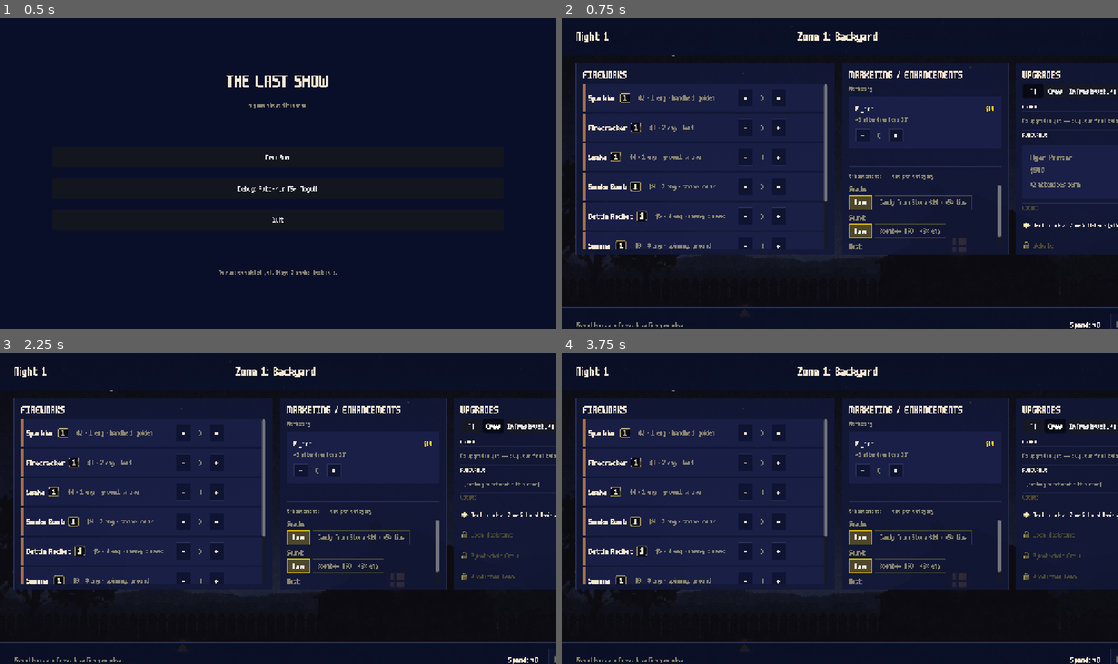
Above: before the commit, frames 1-4 (two rows, left to right).
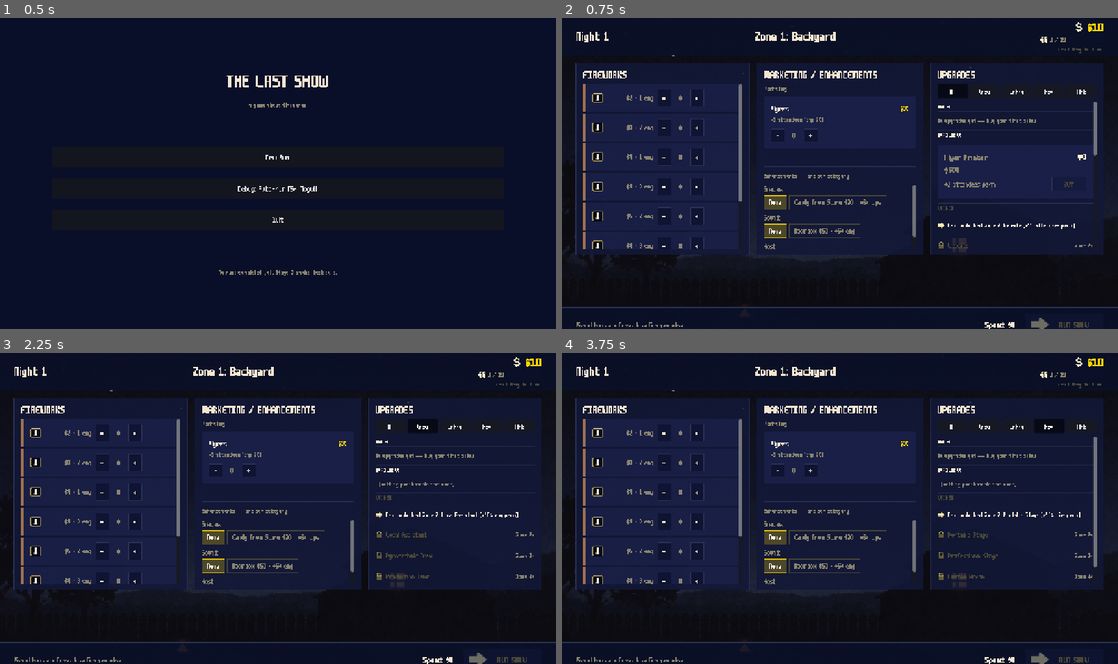
Above: after the commit, the same moments.

Repository: missingpagestudios/launch-game
Game: Godot game, scene res://scenes/title.tscn
Same seed, same stepped clock (60 frames per second), same inputs: the game is played once before the commit and once after it.
Inputs (mouse positions are in pixels of both pictures, inside the frame that each line leads up to):
- Up to frame 1 (0.5 s): no input
- Up to frame 2 (0.75 s): click "New Run" at 0.5 s
- Up to frame 3 (2.25 s): click "All" at 1.25 s; click "Crew" at 2 s
- Up to frame 4 (3.75 s): click (1017, 427) at 2.75 s, where only the run after the commit has a clickable "Infra"; click (1051, 427) at 3.5 s, where only the run after the commit has a clickable "Rev"

Frame 1 is identical in both runs. In frame 2, 9.9% of the frame differs, in the area x 4-100%, y 1-100%; in frame 3, 9.2%; in frame 4, 9.3%.

Commit message:
Fix Planning screen horizontal overflow
Three places were requesting more width than their 400/384-wide panels,
which forced the whole layout past 1280 so nothing fit on screen:

  1. Upgrade sub-tab row: five buttons with 20px text ("Crew" is fine
     but "Infrastructure" and "Marketing" each needed ~150px) summed to
     ~720px inside a 400px panel. Labels abbreviated to All / Crew /
     Infra / Rev / Mkt, font dropped to 16px, and clip_text=true caps
     growth.
  2. Firework row stats: "$2 · 1 eng · handheld, golden, loud" ran
     wider than 400px alone. Dropped tag list from the compact row
     (row is for scanning, tags belong on a tooltip later). Stats + name
     both use OVERRUN_TRIM_ELLIPSIS in case a future string still
     overruns.
  3. Enhancement pills: HBoxContainer can't wrap, so a Zone 3 snacks
     category with 3 pills at 180px each forced 540+ in a 384 panel.
     Swapped to HFlowContainer so pills wrap to the next row when they
     run out of width.

Also set clip_text on the upgrade-card effect label + firework cost
preview as a safety net.

Co-Authored-By: Claude Opus 4.7 (1M context) <noreply@anthropic.com>

Diff:
--- a/scripts/screens/PlanningScreen.gd
+++ b/scripts/screens/PlanningScreen.gd
@@ -66,6 +66,13 @@
 }
 
 const UPGRADE_CATEGORIES := ["All", "crew", "infrastructure", "revenue", "marketing"]
+const UPGRADE_CATEGORY_LABELS := {
+	"All": "All",
+	"crew": "Crew",
+	"infrastructure": "Infra",
+	"revenue": "Rev",
+	"marketing": "Mkt",
+}
 
 # --- state --------------------------------------------------------------------
 
@@ -335,22 +342,22 @@
 	# name
 	var name_color: Color = TEXT if affordable else MUTED
 	var name_lbl := _label_sized(String(fw.name), SIZE_BODY, name_color)
+	name_lbl.clip_text = true
+	name_lbl.text_overrun_behavior = TextServer.OVERRUN_TRIM_ELLIPSIS
 	content.add_child(name_lbl)
 
 	# tier icon
 	var tier_icon := _icon(TIER_ICONS.get(tier, TIER_ICONS[1]), 24)
 	content.add_child(tier_icon)
 
-	content.add_child(_hspacer(4))
-
-	# stats line
-	var tags: Array = fw.get("tags", [])
-	var tag_str: String = ", ".join(tags) if not tags.is_empty() else ""
-	var stats_text: String = "$%s · %d eng%s" % [
-		_fmt_num(cost), int(fw.get("engagement", 0)),
-		(" · " + tag_str) if tag_str != "" else ""]
+	# stats line (cost + engagement only — tags are too wide for 400px rows)
+	var stats_text: String = "$%s · %d eng" % [
+		_fmt_num(cost), int(fw.get("engagement", 0))]
 	var stats_lbl := _label_sized(stats_text, SIZE_STATS, MUTED if affordable else DIM)
 	stats_lbl.size_flags_horizontal = Control.SIZE_EXPAND_FILL
+	stats_lbl.horizontal_alignment = HORIZONTAL_ALIGNMENT_RIGHT
+	stats_lbl.clip_text = true
+	stats_lbl.text_overrun_behavior = TextServer.OVERRUN_TRIM_ELLIPSIS
 	content.add_child(stats_lbl)
 
 	# stepper
@@ -365,8 +372,9 @@
 
 	# cost preview
 	var cost_preview := _label_sized("", SIZE_STATS, GOLD)
-	cost_preview.custom_minimum_size = Vector2(72, 0)
+	cost_preview.custom_minimum_size = Vector2(64, 0)
 	cost_preview.horizontal_alignment = HORIZONTAL_ALIGNMENT_RIGHT
+	cost_preview.clip_text = true
 	content.add_child(cost_preview)
 
 	var entry := {
@@ -472,8 +480,10 @@
 	v.add_theme_constant_override("separation", 6)
 	v.add_child(_label_sized(category.capitalize() + ":", SIZE_STATS, MUTED))
 
-	var flow := HBoxContainer.new()
-	flow.add_theme_constant_override("separation", 6)
+	# HFlowContainer wraps pills to the next row when the panel width runs out.
+	var flow := HFlowContainer.new()
+	flow.add_theme_constant_override("h_separation", 6)
+	flow.add_theme_constant_override("v_separation", 6)
 
 	var pills: Array[Button] = []
 	var none_pill := _pill("None", true)
@@ -511,10 +521,11 @@
 	var category_group: Array[Button] = []
 	for cat in UPGRADE_CATEGORIES:
 		var b := Button.new()
-		b.text = String(cat).capitalize()
+		b.text = String(UPGRADE_CATEGORY_LABELS.get(cat, cat))
+		b.clip_text = true
 		b.toggle_mode = true
 		b.button_pressed = (cat == "All")
-		b.add_theme_font_size_override("font_size", SIZE_SMALL)
+		b.add_theme_font_size_override("font_size", SIZE_CAPTION)
 		b.custom_minimum_size = Vector2(0, 32)
 		b.size_flags_horizontal = Control.SIZE_EXPAND_FILL
 		var cat_str: String = cat
@@ -685,6 +696,8 @@
 	var effect_lbl := _label_sized(
 		_effect_summary(up.get("effect", {})), SIZE_STATS, MUTED)
 	effect_lbl.size_flags_horizontal = Control.SIZE_EXPAND_FILL
+	effect_lbl.clip_text = true
+	effect_lbl.text_overrun_behavior = TextServer.OVERRUN_TRIM_ELLIPSIS
 	row_end.add_child(effect_lbl)
 
 	var buy_btn := _buy_button()
